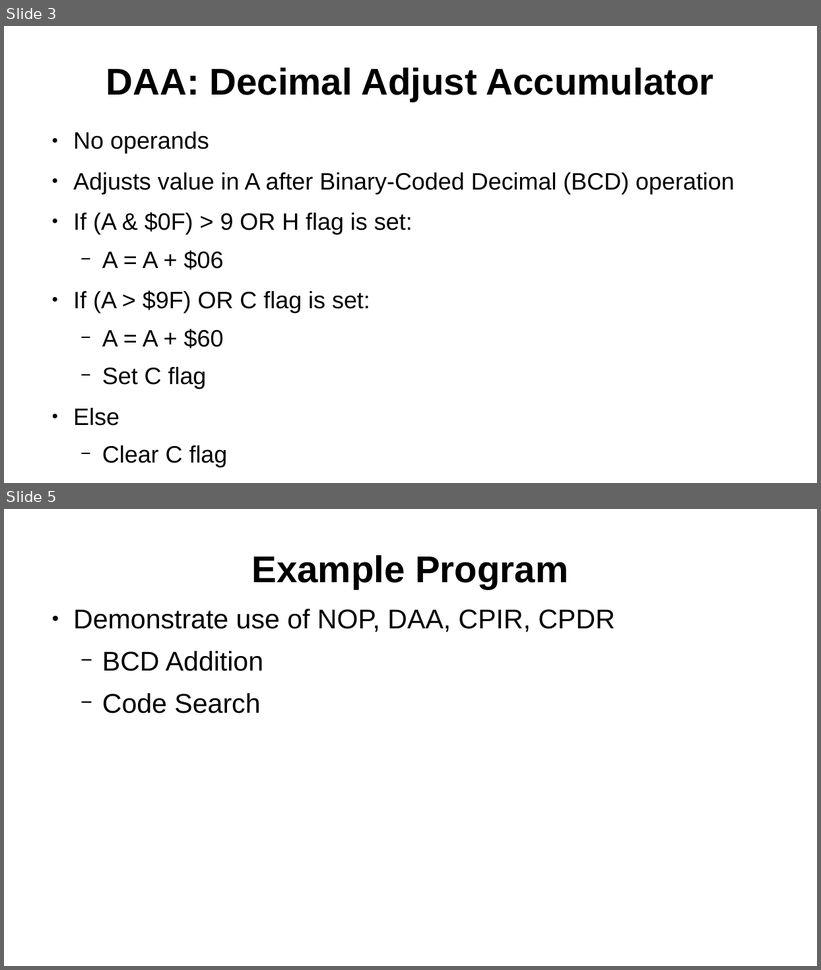
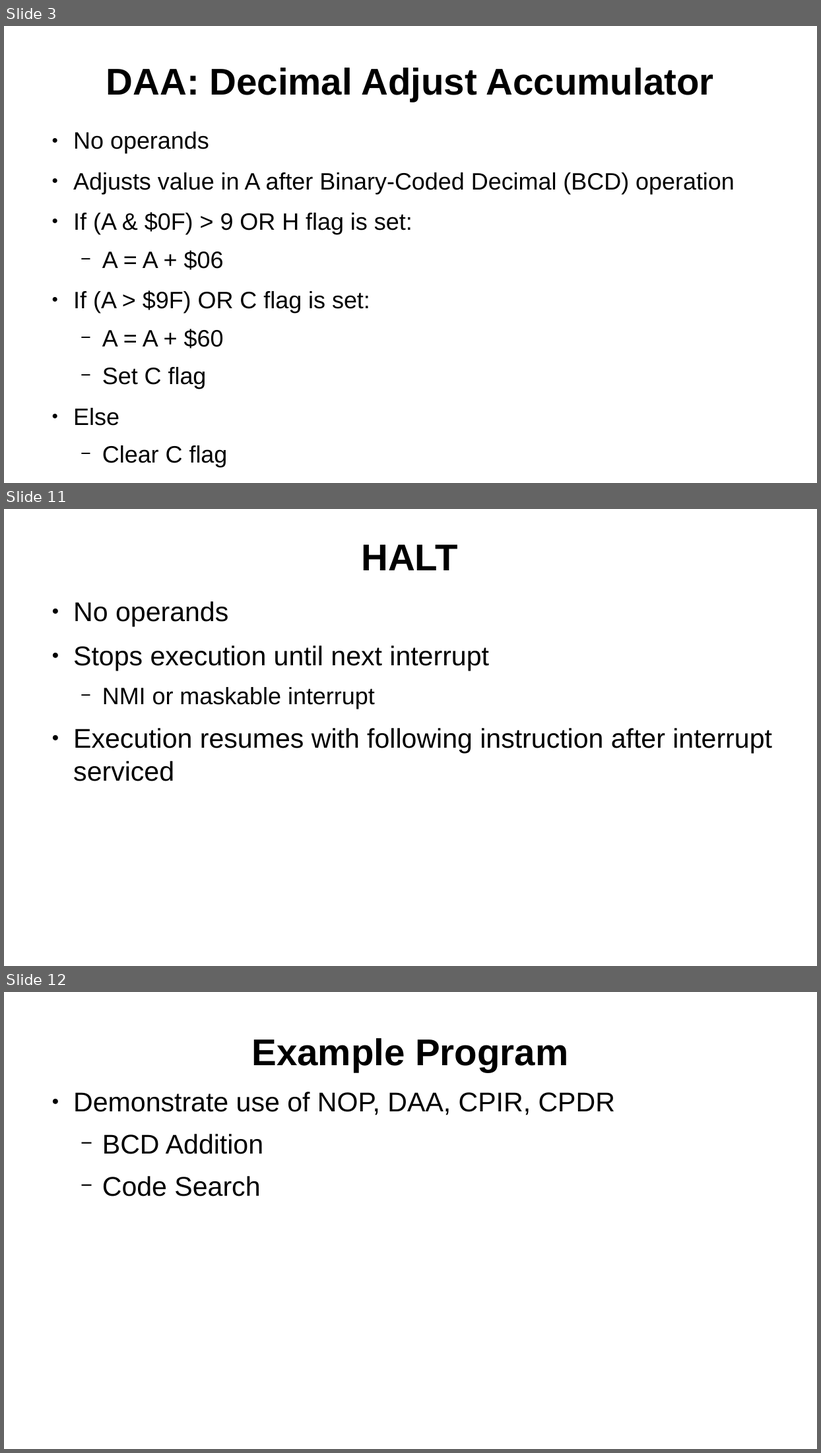
Before and after one commit to SlithyMatt/zxs-assembly-tutorial, a slide deck: Lesson9/Lesson9.odp. Shown one above the other, each under a label of ours: slides 3 and 5 before the commit, slides 3, 11 and 12 after it; the slides between them are not shown. The pictures are 821x970 and 821x1453 pixels, drawn with LibreOffice and Linux fonts; fonts in the diff are those of the drawing. Boxes give left, top, right and bottom in pixels: in the first picture for what was removed or moved away, otherwise in the second. Text is boxed around its words. In the diff, an @@ line names an element or a change of style, - is before the commit and + after.

```diff
--- a/Lesson9/Lesson9.odp
+++ b/Lesson9/Lesson9.odp
@@ slide 11 added at (4, 509, 817, 966), background #FFFFFF @@
@@ title added at (361, 545, 457, 570), 44 pt, text #000000, bold @@
+HALT
@@ text added at (73, 601, 772, 782), 32 pt, text #000000 @@
+● No operands
+● Stops execution until next interrupt
+  − NMI or maskable interrupt
+● Execution resumes with following instruction after interrupt serviced
@@ what was slide 5 is now slide 12 @@
```
Also in this commit, not shown: 1 slide changed, 6 other slides added.
